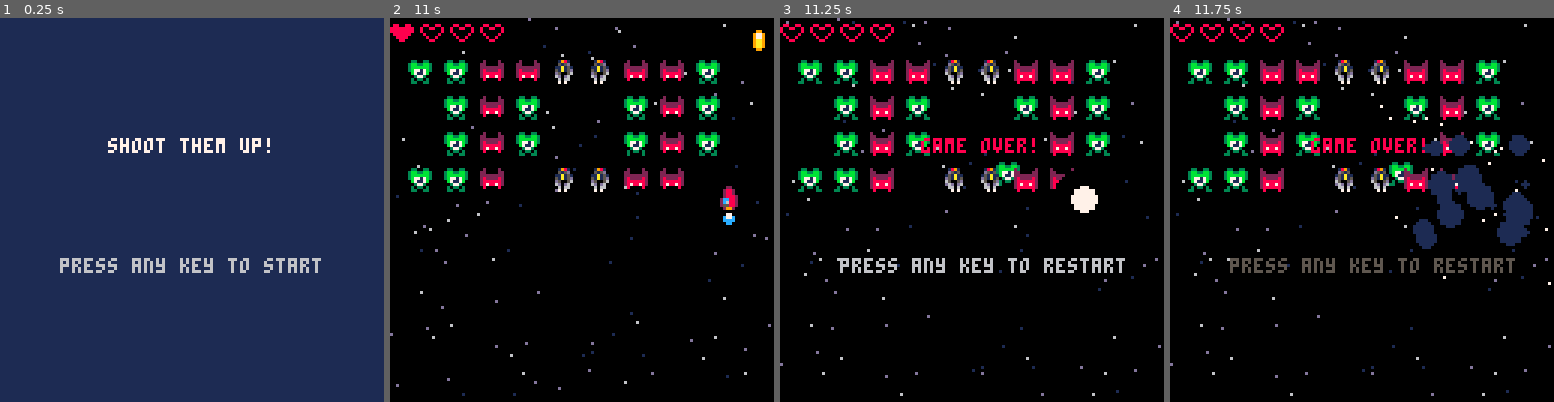
Above: before the commit, frames 1-4 (left to right).
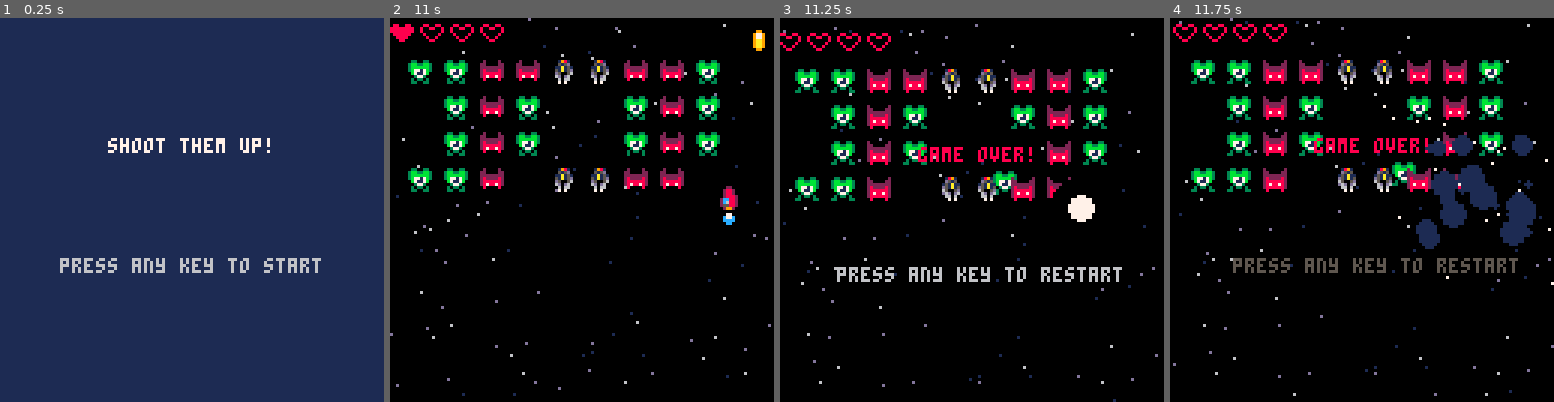
Above: after the commit, the same moments.

Repository: gabriel-jm/pico8-games
Game: PICO-8 cartridge shmup.p8
Two runs of this game, one before a commit and one after it. Both use one fixed random seed, a clock stepped at 60 frames per second and the inputs below.
Inputs:
- Up to frame 1 (0.25 s): no input
- Up to frame 2 (11 s): tap X (X key) at 0.33, 0.7, 1.43, 2.58, 3.1, 3.62, 4.13, 4.65, 5.17, 5.68, 6.2, 6.72, 7.23, 7.75, 8.27, 8.78, 9.3, 9.82, 10.33, 10.85 s; tap O (Z key) at 1.07, 1.8, 2.43, 3.07, 3.7, 4.33, 4.97, 5.6, 6.23, 6.87, 7.5, 8.13, 8.77, 9.4, 10.03, 10.67 s; hold Right 2.33-3.33 s; hold Right 3.38-4.22 s; hold Up 4.27-4.67 s; hold Right 4.72-5.72 s; hold Down 5.77-6.1 s; hold Left 6.15-6.98 s; hold Right 7.03-8.03 s; hold Right 8.08-8.92 s; hold Up 8.97-9.37 s; hold Right 9.42-10.42 s; hold Down 10.47-10.8 s; hold Left from 10.85 s (still down)
- Up to frame 3 (11.25 s): keep holding Left
- Up to frame 4 (11.75 s): tap O (Z key) at 11.3 s; tap X (X key) at 11.37 s; release Left at 11.68 s

Frames 1-2 are identical in both runs. In frame 3, 16% of the frame differs, in the area x 0-100%, y 0-100%; in frame 4, 11%.

Commit message:
shmup - add screen shake

Diff:
--- a/shmup.p8
+++ b/shmup.p8
@@ -7,6 +7,7 @@
  t=0
  blinkt=1
  btn_lockout=0
+ shake=0
 
  enemy_types={
 		{ -- green alien
@@ -145,7 +146,9 @@
 end
 
 function _draw()
+	shake_screen()
 	drw()
+	camera()
 end
 
 function _update()
@@ -409,6 +412,17 @@
 		flr(obj.ani_frame)
 	]
 end
+
+function shake_screen()
+	local x=rnd(shake)-(shake/2)
+	local y=rnd(shake)-(shake/2)
+
+	camera(x,y)
+
+	shake=shake<1
+		and 0
+		or shake*0.9
+end
 -->8
 -- update
 
@@ -458,9 +472,7 @@
 	bullet_timer-=1
 
 	foreach(bullets,function(b)
-		-- 2274
 		move(b)
---		b.y-=4
 
 		foreach(enemies,function(e)
 			if has_collision(e,b) then
@@ -516,17 +528,6 @@
 			e:mission()
 		end
 
---		e.ani_frame+=e.ani_spd
---
---		if
---			flr(e.ani_frame) > #e.ani
---		then
---			e.ani_frame=1
---		end
---
---		e.spr=e.ani[
---			flr(e.ani_frame)
---		]
 		animate(e)
 
 		if
@@ -580,6 +581,7 @@
 		mode"gameover"
 		btn_lockout=t+30
 		music(6)
+		shake=8
 	end
 
 	pick_enemy()
